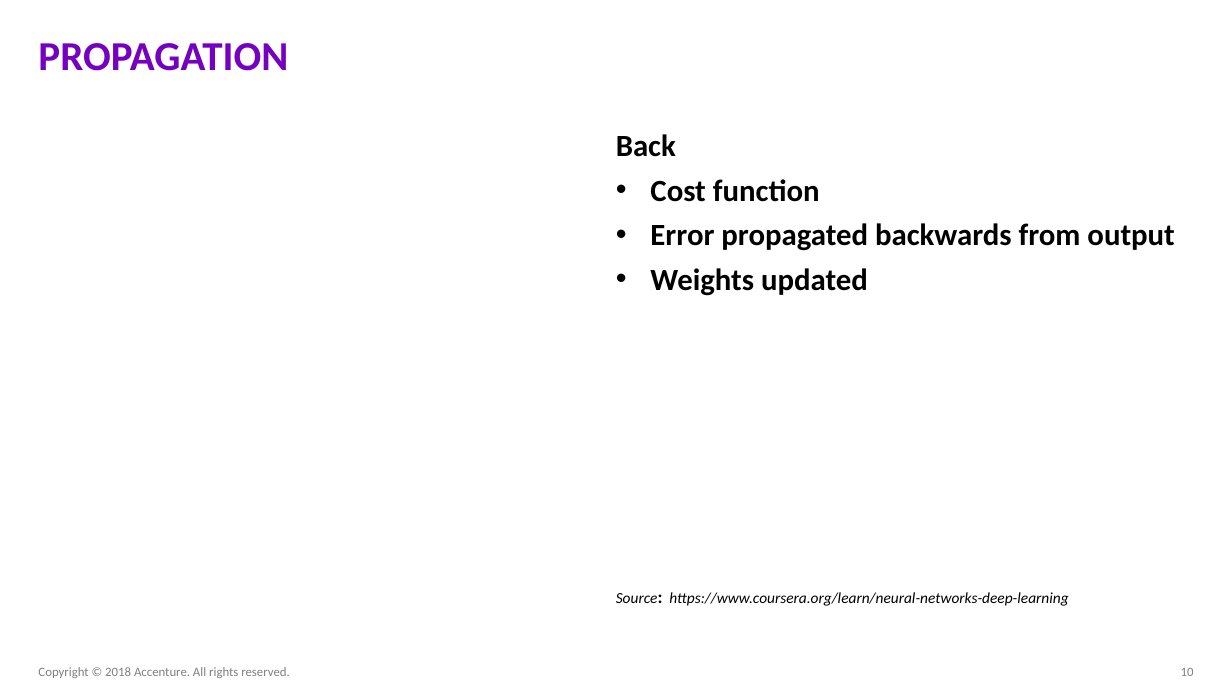
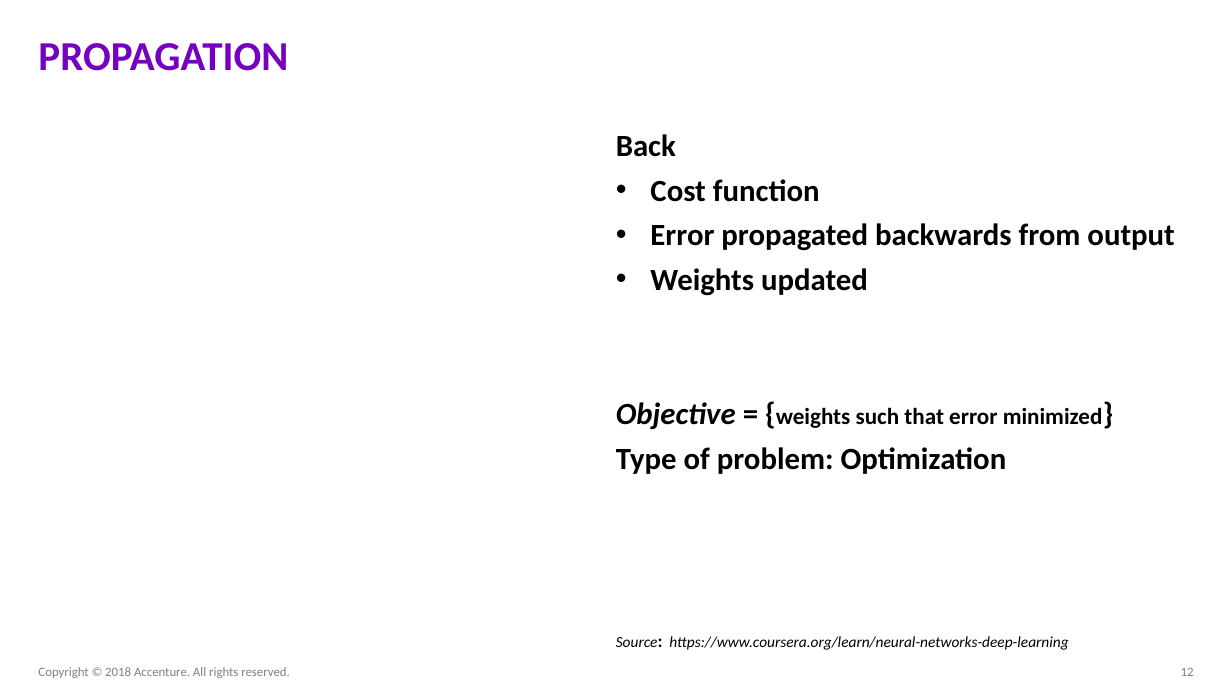
Before and after one commit to ameet123/na_la_nn, a slide deck: slide 12 of FY19 NA-LA.pptx (slide 10 before the commit). Drawn at 1232x693 pixels with LibreOffice and Linux fonts; fonts in the diff are those of the drawing; grey boxes stand for pictures. Boxes give left, top, right and bottom in pixels: in the first picture for what was removed or moved away, otherwise in the second. Text is boxed around its words. In the diff, an @@ line names an element or a change of style, - is before the commit and + after.

```diff
--- a/FY19 NA-LA.pptx
+++ b/FY19 NA-LA.pptx
@@ text at <box>616,402,1103,474</box>: paragraphs added @@
+Objective = {weights such that error minimized}
+Type of problem: Optimization
@@ page number at <box>1181,668,1194,676</box>: text changed @@
-10
+12
```
Also in this commit, not shown: 5 other slides changed, 4 slides added, 2 other files.
